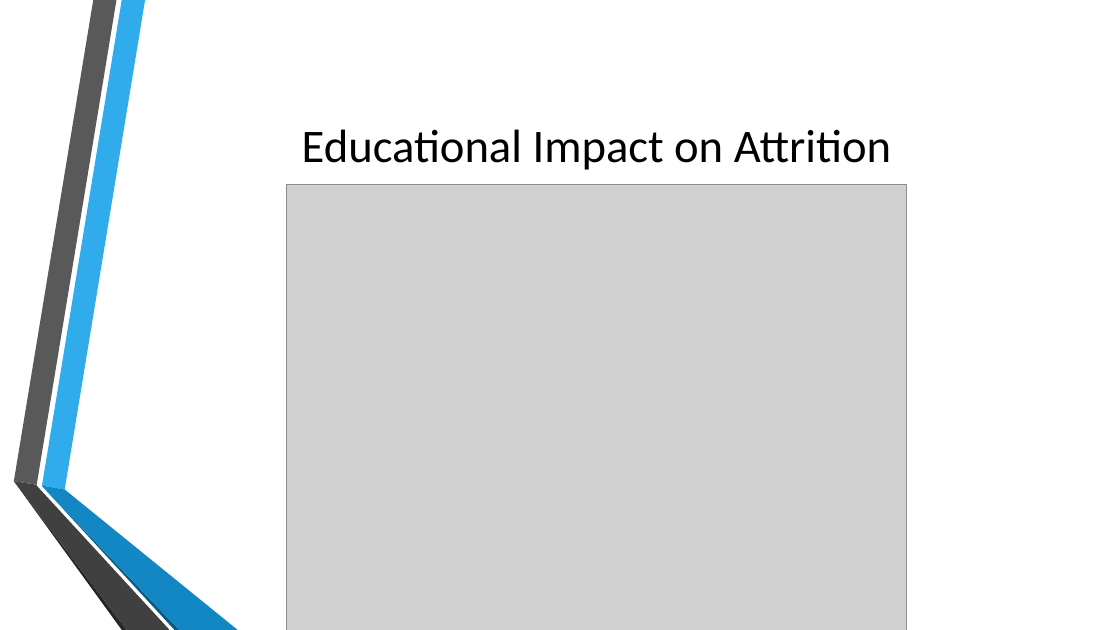
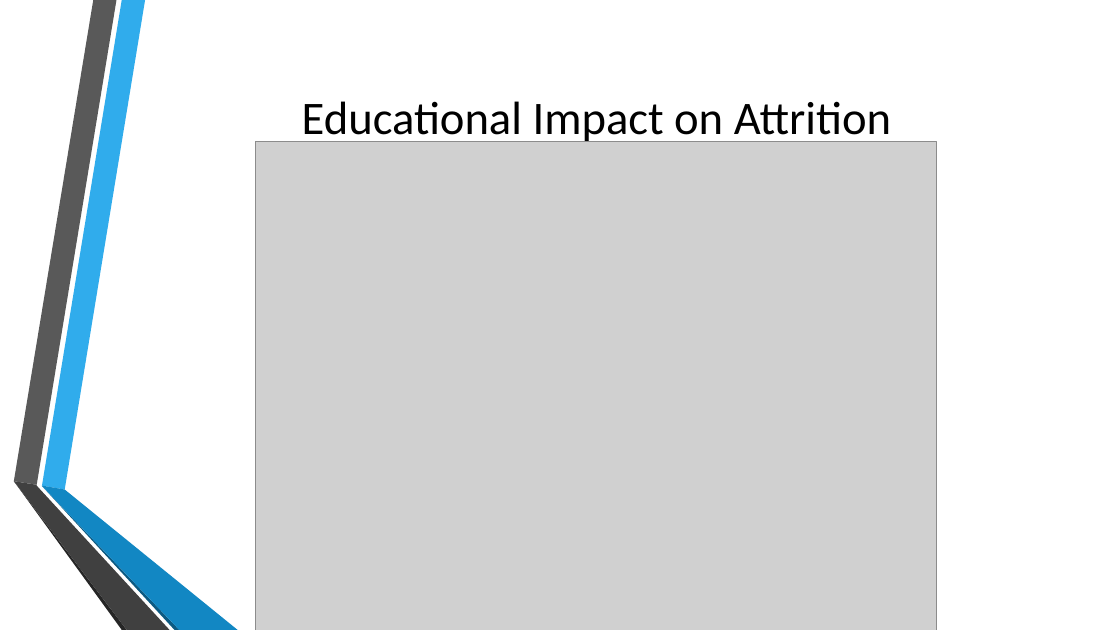
Before and after one commit to DustinBracy/CaseStudy2DDS, a slide deck: slide 5 of EDA.pptx. Drawn at 1120x630 pixels with LibreOffice and Linux fonts; fonts in the diff are those of the drawing; grey boxes stand for pictures; background and template pictures are left out. Boxes give left, top, right and bottom in pixels: in the first picture for what was removed or moved away, otherwise in the second. Text is boxed around its words. In the diff, an @@ line names an element or a change of style, - is before the commit and + after.

```diff
--- a/EDA.pptx
+++ b/EDA.pptx
@@ title "Educational Impact on Attrition" rewrapped from bbox=[302, 129, 891, 170] to bbox=[302, 101, 891, 146] @@
@@ picture: place and size @@
-picture at bbox=[287, 185, 907, 630]
+picture at bbox=[255, 141, 937, 630]
```
Also in this commit, not shown: 6 other slides changed.
